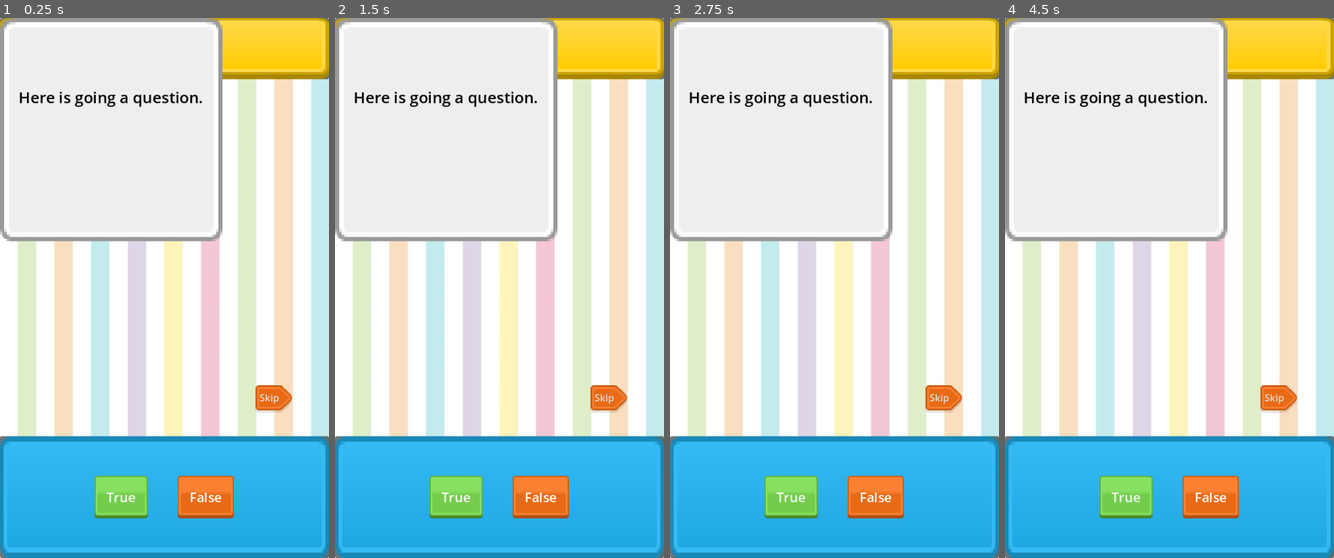
Above: before the commit, frames 1-4 (left to right).
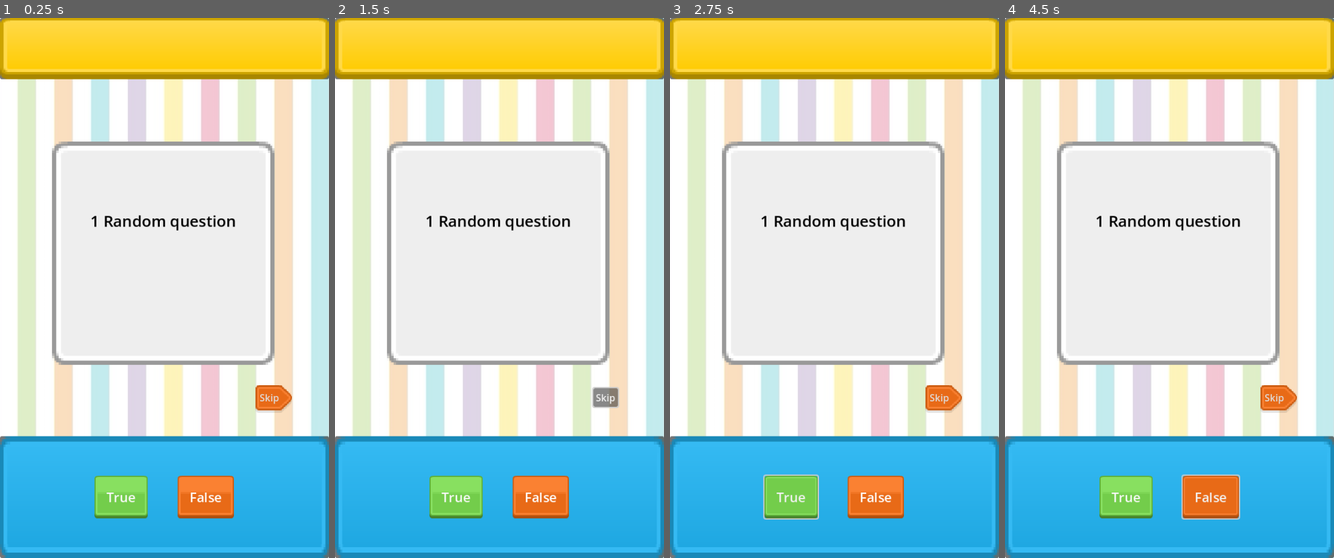
Above: after the commit, the same moments.

Repository: gus0117/godot-true-or-false-game
Game: Godot game, scene res://Scenes/ui_true_or_false.tscn
Two runs of this game, one before a commit and one after it. Both use one fixed random seed, a clock stepped at 60 frames per second and the inputs below. Before the commit the project has no main scene; this scene is started directly in both runs.
Inputs:
- Up to frame 1 (0.25 s): no input
- Up to frame 2 (1.5 s): click "Skip" at 0.5 s; click "Skip" at 1.25 s
- Up to frame 3 (2.75 s): click "True" at 2 s
- Up to frame 4 (4.5 s): click "False" at 2.75 s; click "True" at 3.5 s; click "False" at 4.25 s

The runs differ from the first frame. In frame 1, 23% of the frame differs, in the area x 0-84%, y 0-65%; in frame 2, 24%; in frame 3, 23%; in frame 4, 24%, in the area x 0-84%, y 0-93%.

Commit message:
Connected QuestionComponent with QuestionManager

Diff:
--- a/Scenes/ui_true_or_false.tscn
+++ b/Scenes/ui_true_or_false.tscn
@@ -14,6 +14,7 @@
 [ext_resource type="Texture2D" uid="uid://chy4yhpfh30v8" path="res://Assets/Buttons/False/red_button06.png" id="9_2g5vg"]
 [ext_resource type="Texture2D" uid="uid://ex1vllm5bmgj" path="res://Assets/Buttons/False/red_button05.png" id="10_t2224"]
 [ext_resource type="PackedScene" uid="uid://dgs4lt2aivkvq" path="res://Scenes/popup_componet.tscn" id="14_uu3ts"]
+[ext_resource type="PackedScene" uid="uid://q8l37oe34ofk" path="res://Scenes/question_manager.tscn" id="15_hqjey"]
 
 [sub_resource type="StyleBoxFlat" id="StyleBoxFlat_i4ojm"]
 bg_color = Color(1, 1, 1, 0.729412)
@@ -116,8 +117,18 @@
 texture = ExtResource("2_r2g3f")
 
 [node name="QuestionComponent" parent="." instance=ExtResource("3_0tc7h")]
-layout_mode = 0
-anchors_preset = 0
+layout_mode = 1
+anchors_preset = -1
+anchor_left = 0.0
+anchor_top = 0.229
+anchor_right = 1.0
+anchor_bottom = 0.642
+offset_left = 87.0
+offset_top = -0.100021
+offset_right = -91.0
+offset_bottom = 0.200012
+grow_horizontal = 1
+grow_vertical = 1
 
 [node name="Options" type="Control" parent="."]
 anchors_preset = 0
@@ -194,8 +205,13 @@
 text = "False"
 
 [node name="PopupComponet" parent="." instance=ExtResource("14_uu3ts")]
-layout_mode = 1
-offset_left = -600.0
-offset_top = -450.0
-offset_right = 650.0
-offset_bottom = 450.0
+visible = false
+layout_mode = 1
+offset_left = -623.0
+offset_top = -396.0
+offset_right = 661.0
+offset_bottom = 493.0
+
+[node name="QuestionManager" parent="." instance=ExtResource("15_hqjey")]
+
+[connection signal="on_update_question" from="QuestionManager" to="QuestionComponent" method="_on_question_manager_on_update_question"]
--- a/Scripts/Managers/QuestionManager.gd
+++ b/Scripts/Managers/QuestionManager.gd
@@ -1,6 +1,6 @@
 extends Node
 
-
+class_name QuestionManager
 # Variables
 var currentQuestion : Question :
 	get:
@@ -11,10 +11,12 @@
 		return index
 
 # Signals
-
+signal on_update_question(quest: String) #emit when current question was updated
+signal on_update_index(ind: int) #emit when index was updated
 
 func _ready():
 	questionList = QLManager.get_questions()
+	getNextQuestion()
 
 func savePlayerAnswer(ans: Question.Answer) -> void:
 	currentQuestion.playerAnswer = ans
@@ -24,6 +26,8 @@
 	var currentQuestion = Question.new()
 	currentQuestion = questionList[index]
 	index += 1
+	on_update_question.emit(currentQuestion.question)
+	on_update_index.emit(index)
 	return currentQuestion
 
 func getAmountQuestions() -> int :
--- a/Scripts/question_component.gd
+++ b/Scripts/question_component.gd
@@ -1 +1,11 @@
 extends PanelContainer
+
+@onready var question = $Bg/Question
+
+
+func updateQuestion(quest: String) -> void:
+	question.text = quest
+
+func _on_question_manager_on_update_question(quest):
+	if typeof(quest) == TYPE_STRING:
+		updateQuestion(quest)
--- a/project.godot
+++ b/project.godot
@@ -11,6 +11,7 @@
 [application]
 
 config/name="Godot-true Or False Game"
+run/main_scene="res://Scenes/ui_true_or_false.tscn"
 config/features=PackedStringArray("4.2", "GL Compatibility")
 run/max_fps=60
 config/icon="res://icon.svg"
Not shown: 1 places in Scenes/ui_true_or_false.tscn that only renumber resources
